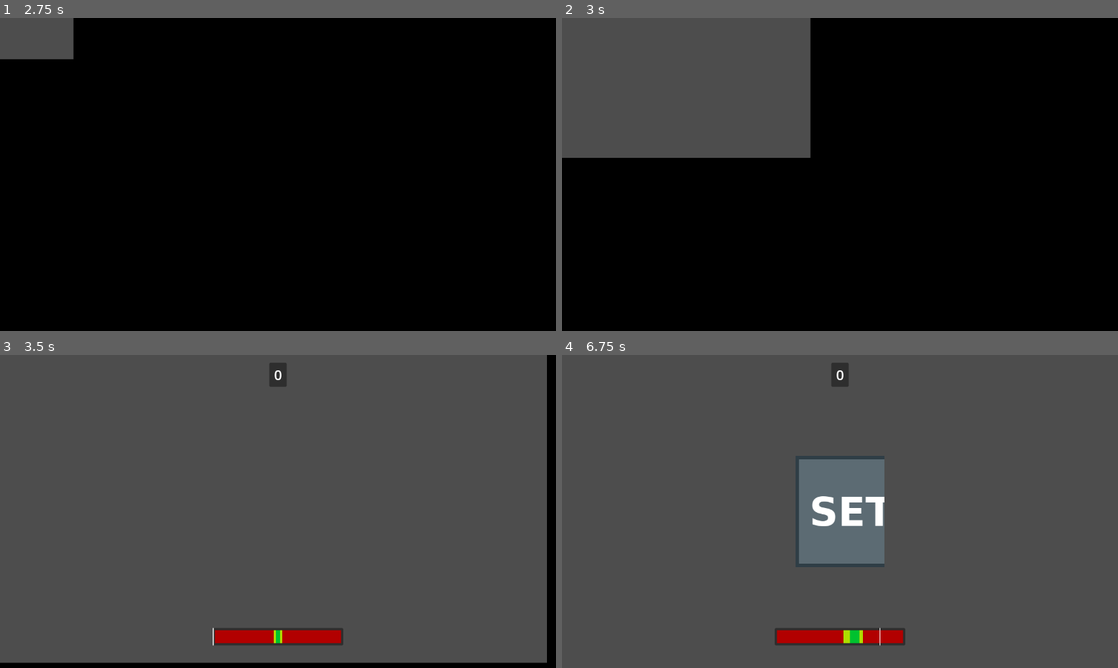
Above: before the commit, frames 1-4 (two rows, left to right).
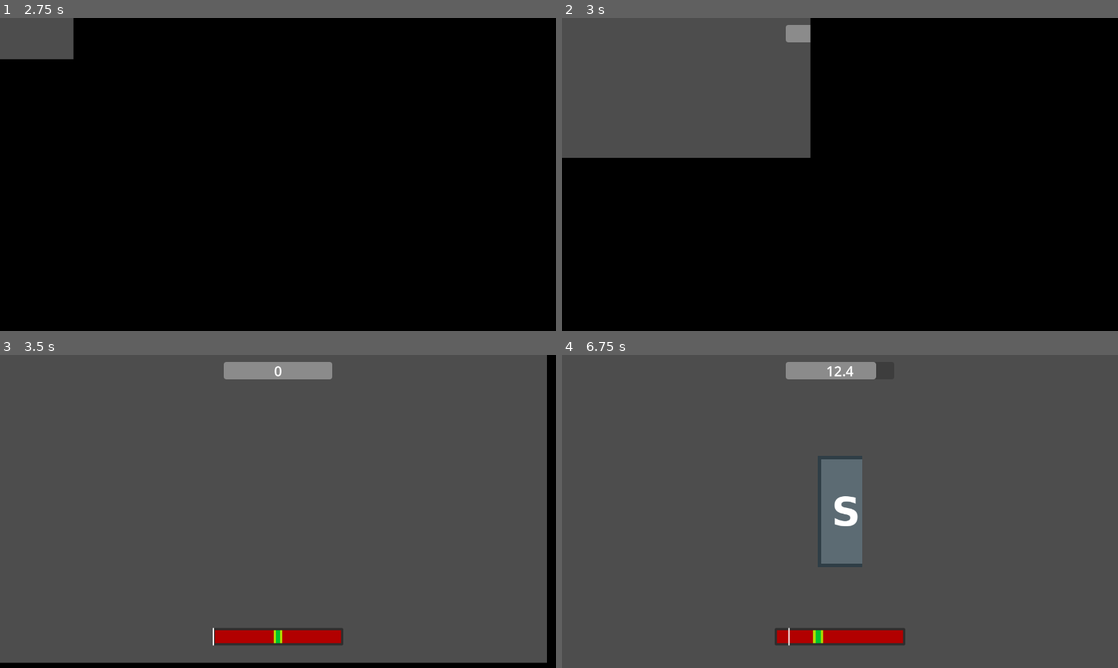
Above: after the commit, the same moments.

Repository: Chebrbober/GMTK-JAM
Game: Godot game, scene res://scenes/main_menu.tscn
The game is run twice, just before and just after one commit, with the same random seed, the same clock (stepped at 60 frames per second) and the same inputs.
Inputs (mouse positions are in pixels of both pictures, inside the frame that each line leads up to):
- Up to frame 1 (2.75 s): click "Play" at 0.5 s; click "Play" at 1.25 s; tap Enter at 2 s; move the mouse to (400, 158) at 2.02 s; press the mouse at (400, 158) at 2.03 s; hold Right (move_right) from 2.03 s (still down); tap Space (jump) at 2.27 s
- Up to frame 2 (3 s): move the mouse to (728, 190) at 2.77 s; release Right (move_right) at 2.78 s; release the mouse at (728, 190) at 2.78 s; hold Down (move_down) from 2.78 s (still down); click (728, 190) at 2.85 s
- Up to frame 3 (3.5 s): keep holding Down (move_down); tap Space (jump) at 3.02 s
- Up to frame 4 (6.75 s): move the mouse to (895, 442) at 3.52 s; release Down (move_down) at 3.53 s; press the mouse at (895, 442) at 3.53 s; hold Right (move_right) 3.53-4.28 s; move the mouse to (812, 574) at 4.27 s; release the mouse at (812, 574) at 4.28 s; hold Up (move_up) 4.28-5.03 s; click (812, 574) at 4.35 s; tap Space (jump) at 4.52, 5, 5.27, 6.02, 6.5 s; move the mouse to (1006, 558) at 5.02 s; press the mouse at (1006, 558) at 5.03 s; hold Left (move_left) 5.03-6.53 s; tap Enter at 5.75 s; move the mouse to (673, 464) at 5.77 s; release the mouse at (673, 464) at 5.78 s; click (673, 464) at 5.85 s; move the mouse to (867, 511) at 6.52 s; press the mouse at (867, 511) at 6.53 s; hold Down (move_down) from 6.53 s (still down)

Frame 1 is identical in both runs. In frame 2, 0.2% of the frame differs, in the area x 40-45%, y 2-8%; in frame 3, 1.1%; in frame 4, 4.7%, in the area x 40-58%, y 2-93%.

Commit message:
Make the indicator spinning code simple. Add countdown and perfect,good,miss types of cuts

Diff:
--- a/scenes/game.tscn
+++ b/scenes/game.tscn
@@ -1,9 +1,10 @@
-[gd_scene load_steps=6 format=3 uid="uid://60kgkd16lk48"]
+[gd_scene load_steps=7 format=3 uid="uid://60kgkd16lk48"]
 
 [ext_resource type="Script" uid="uid://bhxd7n2o5j84x" path="res://addons/settings_menus/ui/pause_menu_ui.gd" id="1_uwrxv"]
 [ext_resource type="Script" uid="uid://xihw66v5bdwf" path="res://scripts/cut_bar.gd" id="2_lbhrr"]
 [ext_resource type="Script" uid="uid://bj5aths4ml4bm" path="res://scripts/food_spawner.gd" id="2_yqjtg"]
 [ext_resource type="PackedScene" uid="uid://bxupbsk7issf7" path="res://scenes/food.tscn" id="3_lnu2h"]
+[ext_resource type="Script" uid="uid://gk7juyeev0lr" path="res://scripts/countdown.gd" id="4_iywne"]
 
 [sub_resource type="LabelSettings" id="LabelSettings_uwrxv"]
 font_size = 32
@@ -12,7 +13,11 @@
 
 [node name="UI" type="CanvasLayer" parent="."]
 
-[node name="ClickArea" type="Control" parent="UI"]
+[node name="FoodSpawner" type="Node" parent="UI"]
+script = ExtResource("2_yqjtg")
+food_scene = ExtResource("3_lnu2h")
+
+[node name="ClickArea" type="Control" parent="UI/FoodSpawner"]
 layout_mode = 3
 anchors_preset = 15
 anchor_right = 1.0
@@ -20,35 +25,6 @@
 grow_horizontal = 2
 grow_vertical = 2
 mouse_filter = 1
-
-[node name="Timer" type="PanelContainer" parent="UI"]
-anchors_preset = -1
-anchor_left = 0.5
-anchor_top = 0.025
-anchor_right = 0.5
-anchor_bottom = 0.025
-offset_left = -20.0
-offset_right = 20.0
-offset_bottom = 55.0
-grow_horizontal = 2
-
-[node name="MarginContainer" type="MarginContainer" parent="UI/Timer"]
-layout_mode = 2
-theme_override_constants/margin_left = 5
-theme_override_constants/margin_top = 5
-theme_override_constants/margin_right = 5
-theme_override_constants/margin_bottom = 5
-
-[node name="Label" type="Label" parent="UI/Timer/MarginContainer"]
-layout_mode = 2
-text = "0"
-label_settings = SubResource("LabelSettings_uwrxv")
-horizontal_alignment = 1
-vertical_alignment = 1
-
-[node name="Timer" type="Timer" parent="UI/Timer/MarginContainer/Label"]
-wait_time = 15.0
-one_shot = true
 
 [node name="CutBar" type="Control" parent="UI"]
 unique_name_in_owner = true
@@ -106,18 +82,57 @@
 
 [node name="Indicator" type="ColorRect" parent="UI/CutBar"]
 unique_name_in_owner = true
-custom_minimum_size = Vector2(2, 0)
+custom_minimum_size = Vector2(3, 0)
 layout_mode = 0
 offset_right = 2.0
 offset_bottom = 40.0
 size_flags_horizontal = 0
 
+[node name="Countdown" type="Control" parent="UI"]
+layout_mode = 3
+anchor_left = 0.5
+anchor_top = 0.05
+anchor_right = 0.5
+anchor_bottom = 0.05
+offset_left = -125.0
+offset_top = -20.0
+offset_right = 125.0
+offset_bottom = 20.0
+grow_horizontal = 2
+grow_vertical = 2
+script = ExtResource("4_iywne")
+
+[node name="ProgressBar" type="ProgressBar" parent="UI/Countdown"]
+layout_mode = 1
+anchors_preset = 15
+anchor_right = 1.0
+anchor_bottom = 1.0
+grow_horizontal = 2
+grow_vertical = 2
+value = 100.0
+allow_greater = true
+show_percentage = false
+
+[node name="Label" type="Label" parent="UI/Countdown/ProgressBar"]
+layout_mode = 1
+anchors_preset = 15
+anchor_right = 1.0
+anchor_bottom = 1.0
+grow_horizontal = 2
+grow_vertical = 2
+text = "0"
+label_settings = SubResource("LabelSettings_uwrxv")
+horizontal_alignment = 1
+vertical_alignment = 1
+
+[node name="Timer" type="Timer" parent="UI/Countdown/ProgressBar/Label"]
+wait_time = 15.0
+one_shot = true
+
 [node name="PauseMenu" type="CanvasLayer" parent="."]
 script = ExtResource("1_uwrxv")
 main_menu_scene_path = "uid://cy18vdwi6ps75"
 
-[node name="FoodSpawner" type="Node" parent="."]
-script = ExtResource("2_yqjtg")
-food_scene = ExtResource("3_lnu2h")
-
-[connection signal="gui_input" from="UI/ClickArea" to="UI/CutBar" method="_on_click_area_gui_input"]
+[connection signal="cut_acces_changed" from="UI/FoodSpawner" to="UI/CutBar" method="_on_food_spawner_cut_acces_changed"]
+[connection signal="gui_input" from="UI/FoodSpawner/ClickArea" to="UI/CutBar" method="_on_click_area_gui_input"]
+[connection signal="mouse_clicked" from="UI/CutBar" to="UI/Countdown" method="_on_cut_bar_mouse_clicked"]
--- /dev/null
+++ b/scripts/countdown.gd
@@ -0,0 +1,30 @@
+extends Control
+
+@onready var progress_bar: ProgressBar = $ProgressBar
+@onready var timer: Timer = $ProgressBar/Label/Timer
+@onready var label: Label = $ProgressBar/Label
+
+signal game_over
+
+func _ready() -> void:
+	progress_bar.max_value = timer.wait_time
+	timer.start()
+
+func _process(_delta: float) -> void:
+	label.text = "%.1f" % timer.time_left
+	progress_bar.value = timer.time_left
+
+func _on_cut_bar_mouse_clicked(type: String) -> void:
+	match type:
+		"perfect":
+			add_to_current_timer(1)
+		"good":
+			add_to_current_timer(0.5)
+		"miss":
+			add_to_current_timer(-0.2)
+
+func add_to_current_timer(value: float) -> void:
+	var new_time: float = timer.time_left + value
+	if new_time > 0:
+		timer.stop()
+		timer.start(new_time)
--- a/scripts/cut_bar.gd
+++ b/scripts/cut_bar.gd
@@ -5,21 +5,27 @@
 @onready var green_zone: ColorRect = $PanelContainer/MarginContainer/YellowZone/GreenZone
 @onready var panel_container: PanelContainer = $PanelContainer
 @onready var indicator: ColorRect = %Indicator
-@export var time_to_move: float = 1.0
+@export var speed: float = 200
+var direction: int = 1
 var tween: Tween
-var multiplier: float = 1.5
+var multiplier: float = 1.2
 var max_size: float = 150
+var can_cut: bool
 
-signal mouse_clicked
+signal mouse_clicked(type: String)
 
-func _ready() -> void:
-	if tween:
-		tween.kill()
+func _process(delta: float) -> void:
+	indicator.position.x += direction * speed * delta
 
-	tween = create_tween()
-	tween.set_loops()
-	tween.tween_property(indicator, "position:x", panel_container.size.x - 5, time_to_move)
-	tween.tween_property(indicator, "position:x", 0, time_to_move)
+	var right = panel_container.size.x - 5
+
+	if indicator.position.x >= right:
+		indicator.position.x = right
+		direction = -1
+
+	elif indicator.position.x <= 0:
+		indicator.position.x = 0
+		direction = 1
 
 func randomize_pos():
 	yellow_zone.position.x = randf_range(0 + yellow_zone.size.x, panel_container.size.x - yellow_zone.size.x  * 1.5)
@@ -31,27 +37,34 @@
 func _on_click_area_gui_input(event: InputEvent) -> void:
 	if not event.is_action_pressed("click"):
 		return
+	if !can_cut:
+		return
 	if is_indicator_in_zone(green_zone):
 		print("perfect")
-		emit_signal("mouse_clicked")
-		randomize_pos()
+		emit_signal("mouse_clicked", "perfect")
 		update_zone_sizes(true)
 	elif is_indicator_in_zone(yellow_zone):
 		print("good")
-		emit_signal("mouse_clicked")
-		randomize_pos()
+		emit_signal("mouse_clicked", "good")
 		update_zone_sizes(true)
 	else:
 		print('miss')
-		randomize_pos()
+		emit_signal("mouse_clicked", "miss")
 		update_zone_sizes(false)
+	randomize_pos()
+
 
 func update_zone_sizes(is_hit: bool) -> void:
 	if is_hit and green_zone.size.x:
 		green_zone.size.x /= multiplier
 		yellow_zone.size.x /= multiplier
-	elif !is_hit and green_zone.size.x and yellow_zone.size.x < 150:
+		speed *= multiplier
+	elif !is_hit and yellow_zone.size.x < 150:
 		var yellow_zone_size: int = yellow_zone.size.x * multiplier
 		if yellow_zone_size <= 150:
 			yellow_zone.size.x = yellow_zone_size
 			green_zone.size.x *= multiplier
+			speed /= multiplier
+
+func _on_food_spawner_cut_acces_changed(cut_acces: bool) -> void:
+	can_cut = cut_acces
--- a/scripts/food.gd
+++ b/scripts/food.gd
@@ -4,7 +4,6 @@
 @export var cuts_required: int = 5
 @export var cuts_done: int = 0
 @export var available_sprites: Array[Texture2D]
-var can_cut: bool = true
 
 signal finished(node: Node2D)
 
@@ -18,9 +17,7 @@
 		sprite_2d.texture.get_size()
 	)
 
-func cut() -> void:
-	if !can_cut:
-		return
+func cut(_type: String) -> void:
 	cuts_done += 1
 
 	var remaining = cuts_required - cuts_done
@@ -31,5 +28,4 @@
 	sprite_2d.region_rect = rect
 
 	if cuts_done == cuts_required:
-		can_cut = false
 		finished.emit(self)
--- a/scripts/food_spawner.gd
+++ b/scripts/food_spawner.gd
@@ -8,6 +8,9 @@
 @onready var cut_bar = %CutBar
 var tween = create_tween()
 var time_to_move: float = 1.0
+var cut_acces: bool = false
+
+signal cut_acces_changed(can_cut: bool)
 
 func _ready() -> void:
 	spawn()
@@ -26,14 +29,15 @@
 
 	tween = create_tween()
 	tween.tween_property(node, "position", center_pos, time_to_move).set_trans(Tween.TRANS_BOUNCE).from_current()
+	await tween.finished
+	cut_acces = true
+	cut_acces_changed.emit(cut_acces)
 
 func throw(node: Node2D):
 	if tween:
 		tween.kill()
 
-	tween = create_tween()
-	tween.tween_property(node, "position", end_pos, time_to_move).set_trans(Tween.TRANS_SINE).from_current()
-	await tween.finished
+	cut_acces = false
+	cut_acces_changed.emit(cut_acces)
 	node.queue_free()
-
 	spawn()
Not shown, added: scripts/countdown.gd.uid
